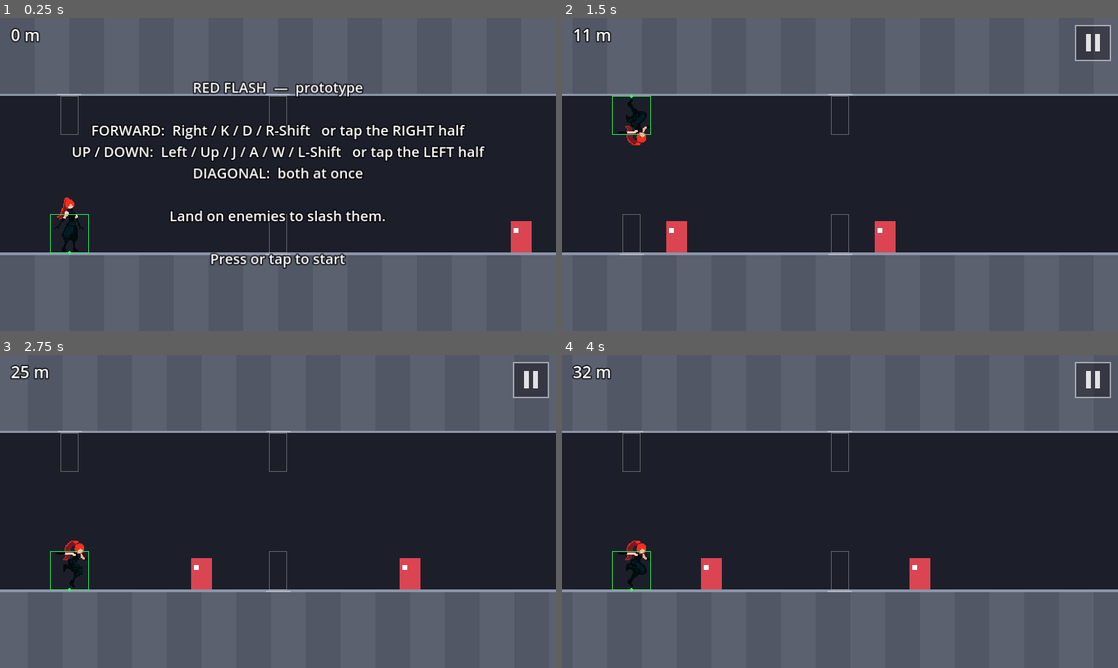
Above: before the commit, frames 1-4 (two rows, left to right).
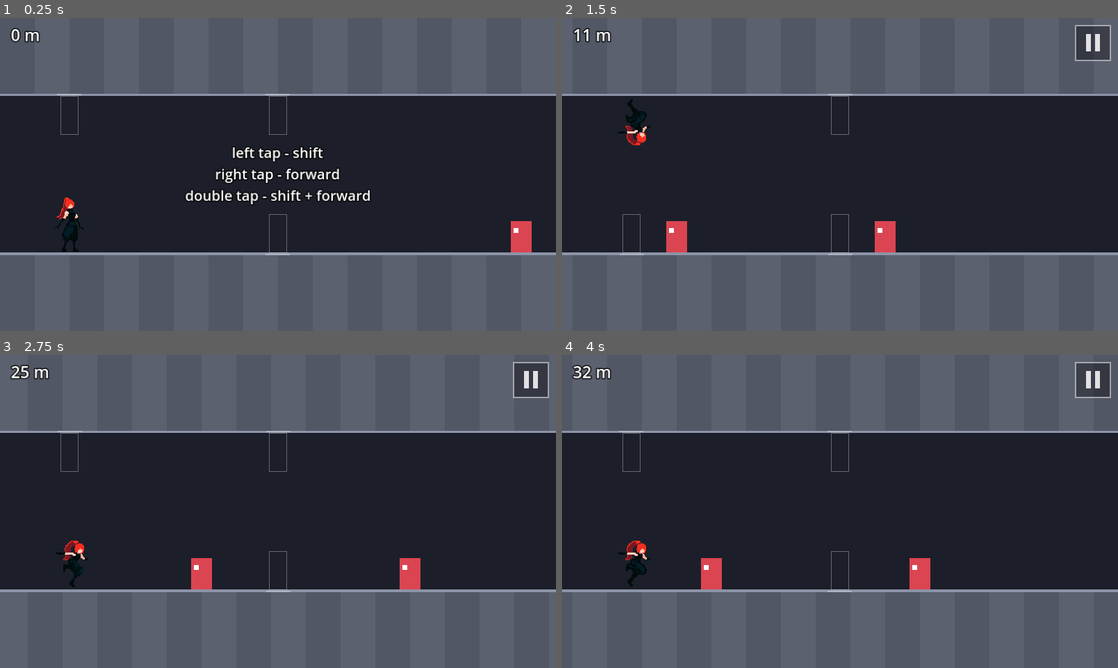
Above: after the commit, the same moments.

Repository: fredsbreads/game-off
Game: Godot game, scene res://scenes/main.tscn
Same seed, same stepped clock (60 frames per second), same inputs: the game is played once before the commit and once after it.
Inputs (mouse positions are in pixels of both pictures, inside the frame that each line leads up to):
- Up to frame 1 (0.25 s): no input
- Up to frame 2 (1.5 s): tap Enter at 0.5 s; move the mouse to (962, 158) at 0.52 s; hold K (tp_forward) 0.53-1.28 s; hold J (tp_vertical) 0.53-1.28 s; click (962, 158) at 0.67 s; move the mouse to (728, 190) at 1.27 s; tap Shift at 1.35 s
- Up to frame 3 (2.75 s): move the mouse to (333, 442) at 2.02 s; hold K (tp_forward) from 2.03 s (still down); hold J (tp_vertical) from 2.03 s (still down)
- Up to frame 4 (4 s): move the mouse to (812, 574) at 2.77 s; release J (tp_vertical) at 2.78 s; tap Shift at 2.85 s; click (812, 574) at 2.92 s; move the mouse to (1006, 558) at 3.52 s; release K (tp_forward) at 3.53 s; hold J (tp_vertical) from 3.53 s (still down)

The runs differ from the first frame. In frame 1, 6.3% of the frame differs, in the area x 9-88%, y 20-81%; in frame 2, less than 0.1%; in frame 3, less than 0.1%; in frame 4, less than 0.1%.

Commit message:
Hide hitbox; minimal start screen

Diff:
--- a/scripts/hud.gd
+++ b/scripts/hud.gd
@@ -113,14 +113,11 @@
 
 
 func show_start(best: int) -> void:
-	var lines := "RED FLASH  —  prototype\n\n"
-	lines += "FORWARD:  Right / K / D / R-Shift   or tap the RIGHT half\n"
-	lines += "UP / DOWN:  Left / Up / J / A / W / L-Shift   or tap the LEFT half\n"
-	lines += "DIAGONAL:  both at once\n\n"
-	lines += "Land on enemies to slash them.\n"
+	var lines := "left tap - shift\n"
+	lines += "right tap - forward\n"
+	lines += "double tap - shift + forward"
 	if SHOW_SCORE_UI and best > 0:
-		lines += "\nBest: %d\n" % best
-	lines += "\nPress or tap to start"
+		lines += "\n\nBest: %d" % best
 	_message.text = lines
 	_message.visible = true
 
--- a/scripts/player.gd
+++ b/scripts/player.gd
@@ -6,7 +6,7 @@
 ## diagonal) and, while SHOW_HITBOX is on, her hitbox.
 
 # Show the hitbox outline over the sprite (for tuning; turn off for release).
-const SHOW_HITBOX := true
+const SHOW_HITBOX := false
 
 const SHEET := preload("res://assets/sprites/kunoichi.png")
 # The run cycle is its own 6-frame strip (with the katana on her back).
